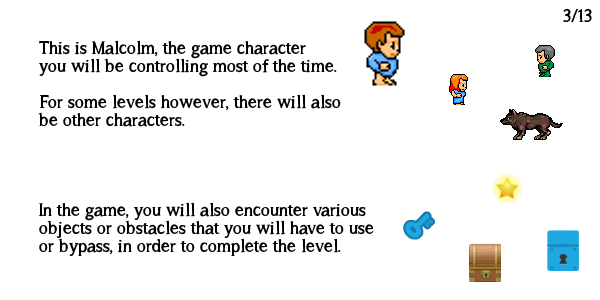
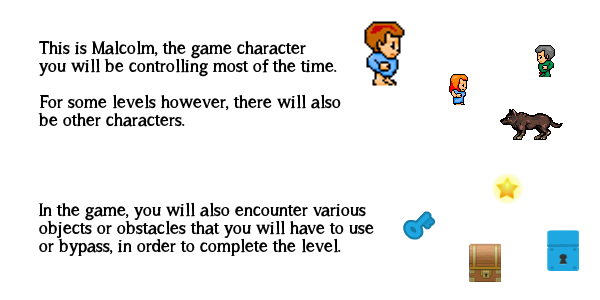
Revision of a layered 600x300 image; what changed, layer by layer:
painted on "3/13" over [563, 8, 592, 23]
